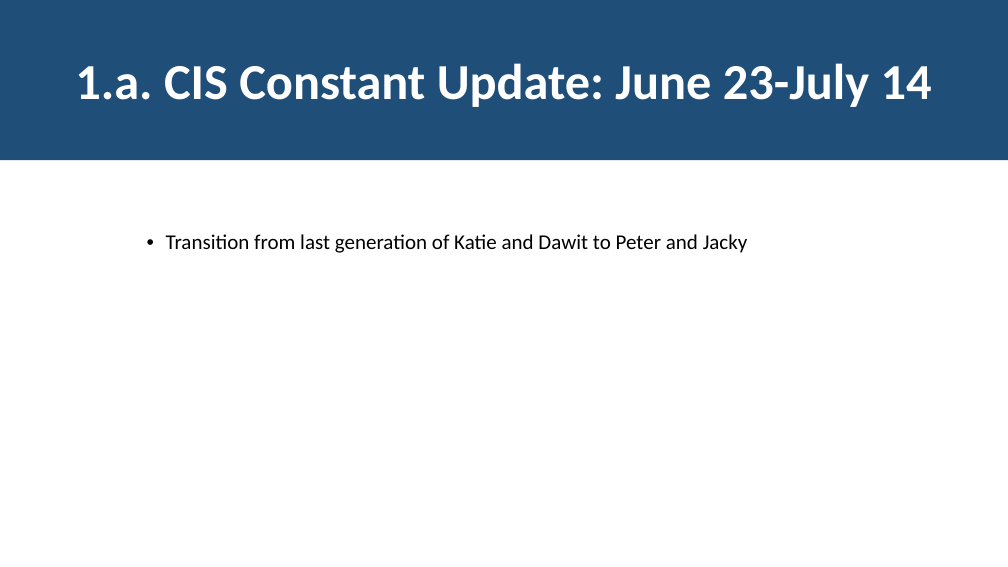
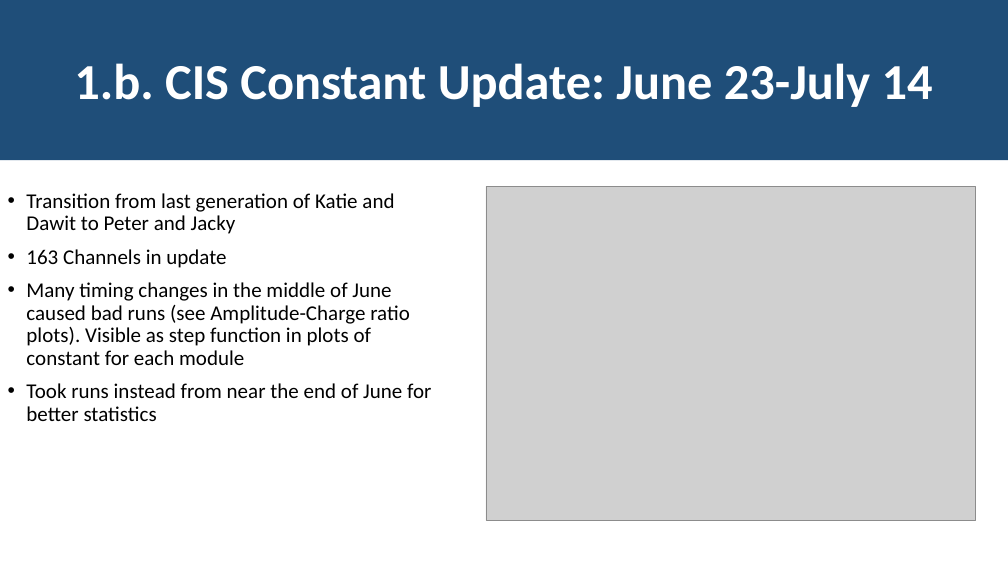
Before and after one commit to JackyMYL/Tile-CIS-group, a slide deck: slide 4 of Chicago Reports/08-15-2022_Jacky&Peter.pptx (slide 3 before the commit). Drawn at 1008x567 pixels with LibreOffice and Linux fonts; fonts in the diff are those of the drawing; grey boxes stand for pictures. Boxes give left, top, right and bottom in pixels: in the first picture for what was removed or moved away, otherwise in the second. Text is boxed around its words. In the diff, an @@ line names an element or a change of style, - is before the commit and + after.

Commit message:
Expanded CIS constant section

```diff
--- a/Chicago Reports/08-15-2022_Jacky&Peter.pptx
+++ b/Chicago Reports/08-15-2022_Jacky&Peter.pptx
@@ text in rectangle at box(74, 63, 933, 107): text changed @@
-1.a. CIS Constant Update: June 23-July 14
+1.b. CIS Constant Update: June 23-July 14
@@ text added at box(26, 193, 431, 421), 20 pt, text #000000 @@
+• Transition from last generation of Katie and Dawit to Peter and Jacky
+• 163 Channels in update
+• Many timing changes in the middle of June caused bad runs (see Amplitude-Charge ratio plots). Visible as step function in plots of constant for each module
+• Took runs instead from near the end of June for better statistics
@@ picture added at box(486, 187, 976, 521) @@
@@ text removed at box(166, 234, 748, 253) @@
-• Transition from last generation of Katie and Dawit to Peter and Jacky
```
Also in this commit, not shown: 4 other slides changed, 5 slides added.
